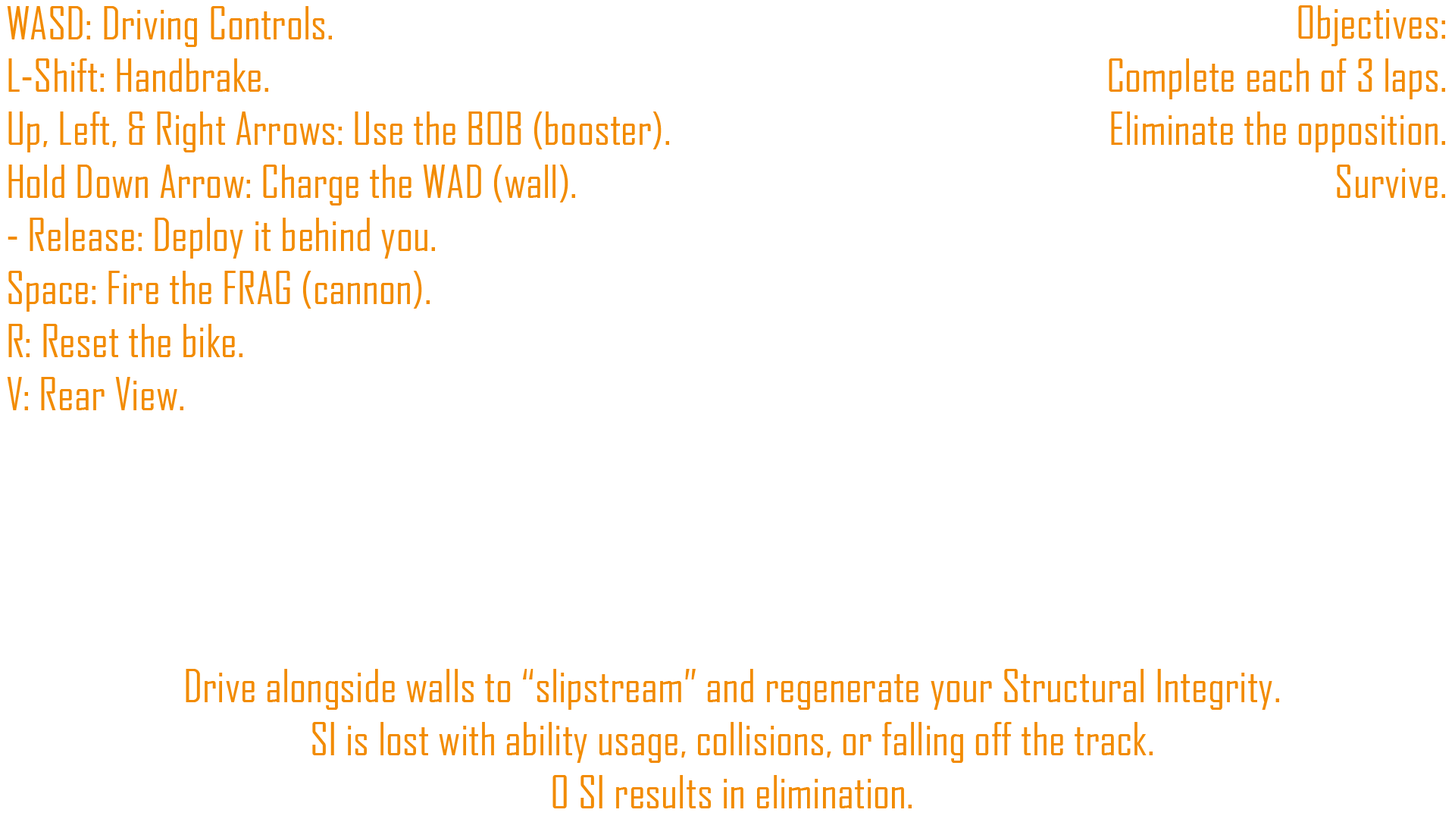
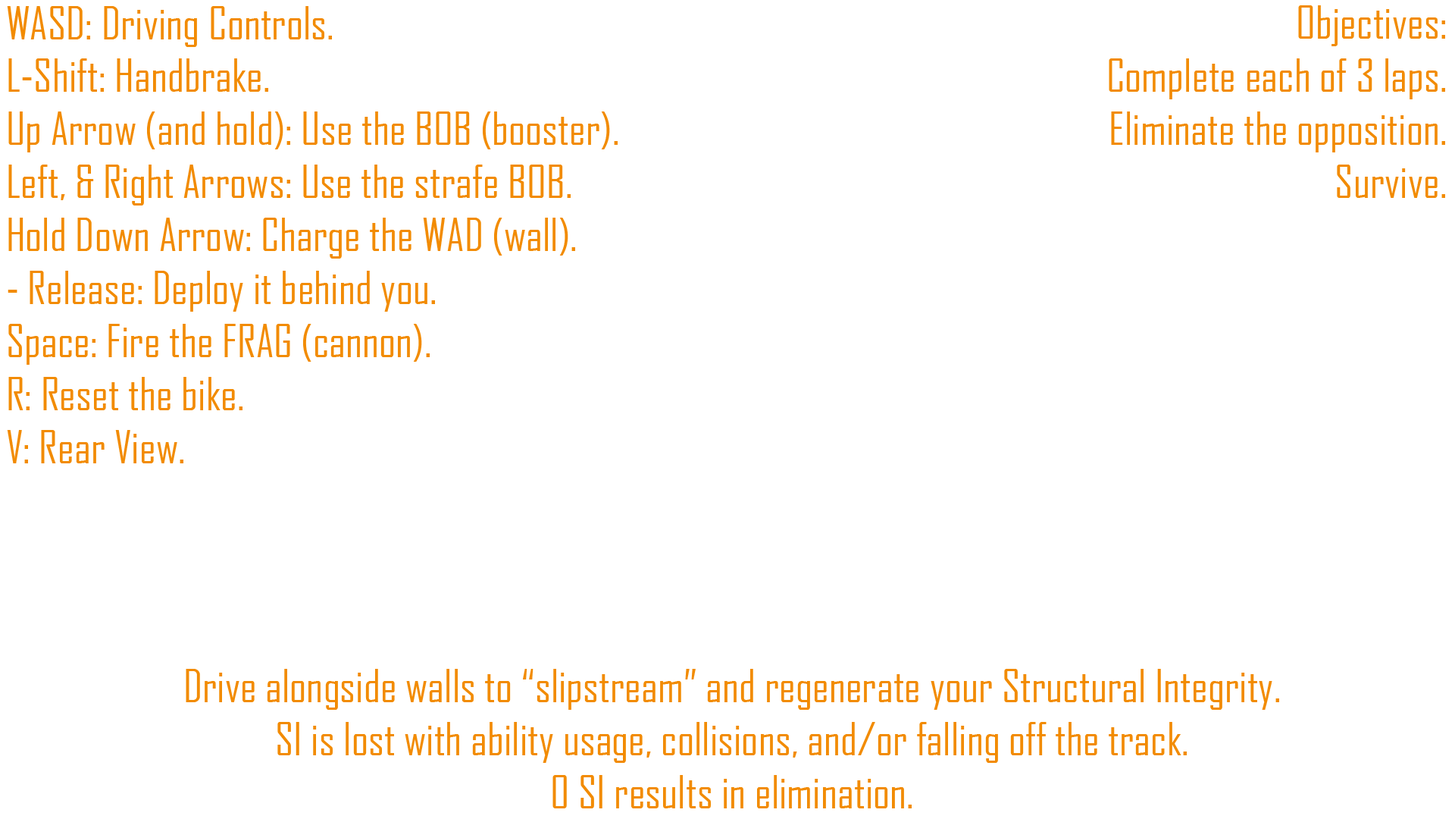
The second 1455 × 819 image is a revision of the first. Changes to its layers:
painted on "Drive alongside walls to “slipstream” and regenerate your Struc" over (x1=277, y1=721, x2=1188, y2=763)
renamed "WASD: Driving Controls. L-Shift: Handbrake. Up, Left, & Right A" to "WASD: Driving Controls. L-Shift: Handbrake. Up Arrow (and hold)", painted on it over (x1=6, y1=111, x2=670, y2=464)
